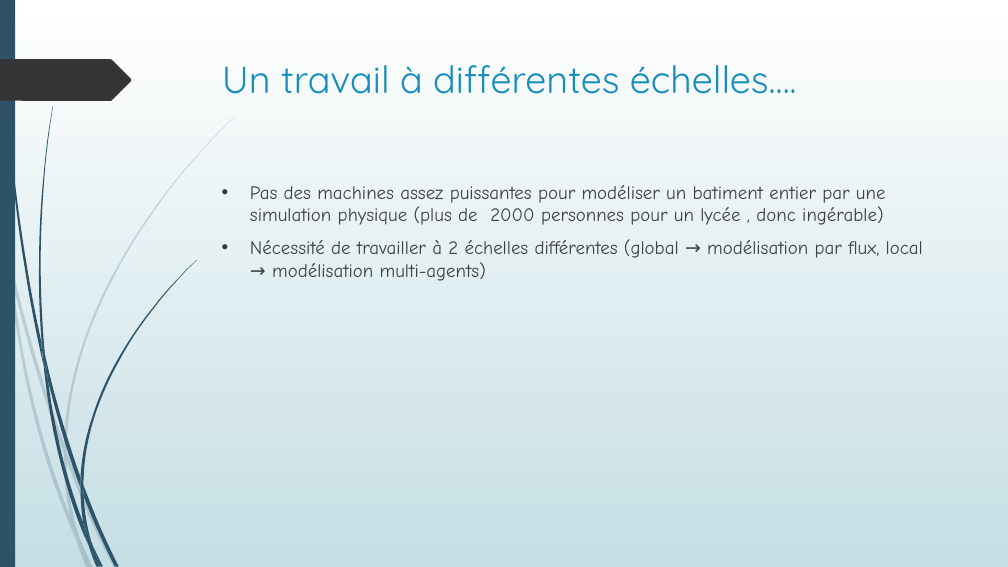
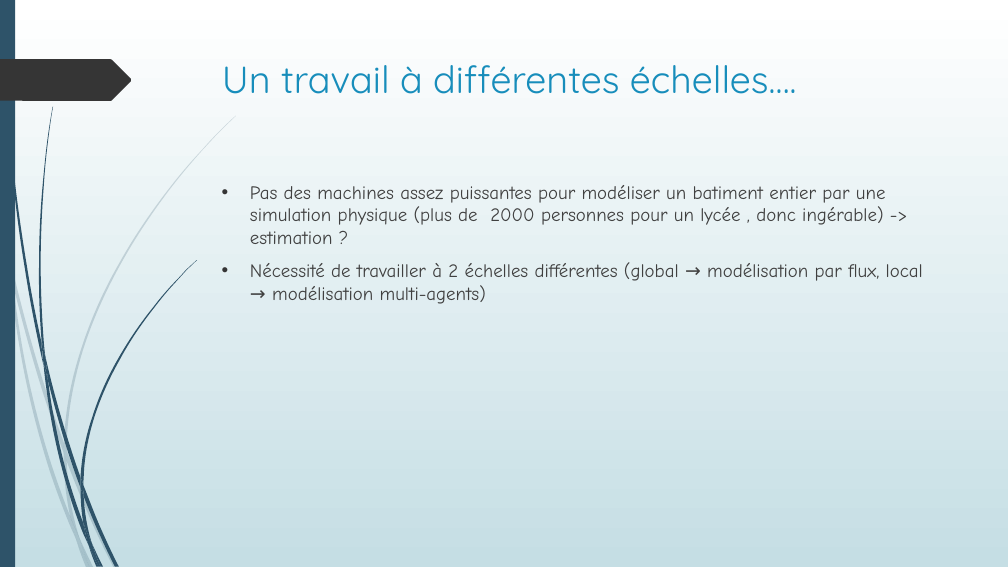
Before and after one commit to Poroing/CrowdDeplacementOptimisation, a slide deck: slide 3 of Présentation/Détermination d'un plan d'évacuation incendie.pptx. Drawn at 1008x567 pixels with LibreOffice and Linux fonts; fonts in the diff are those of the drawing. Boxes give left, top, right and bottom in pixels: in the first picture for what was removed or moved away, otherwise in the second. Text is boxed around its words. In the diff, an @@ line names an element or a change of style, - is before the commit and + after.

```diff
--- a/Présentation/Détermination d'un plan d'évacuation incendie.pptx
+++ b/Présentation/Détermination d'un plan d'évacuation incendie.pptx
@@ text at (x1=250, y1=185, x2=886, y2=244): text changed @@
-• Pas des machines assez puissantes pour modéliser un batiment entier par une simulation physique (plus de 2000 personnes pour un lycée , donc ingérable)
+• Pas des machines assez puissantes pour modéliser un batiment entier par une simulation physique (plus de 2000 personnes pour un lycée , donc ingérable) -> estimation ?
```
Also in this commit, not shown: 1 other slide changed, 9 slides added, 1 slide removed.
